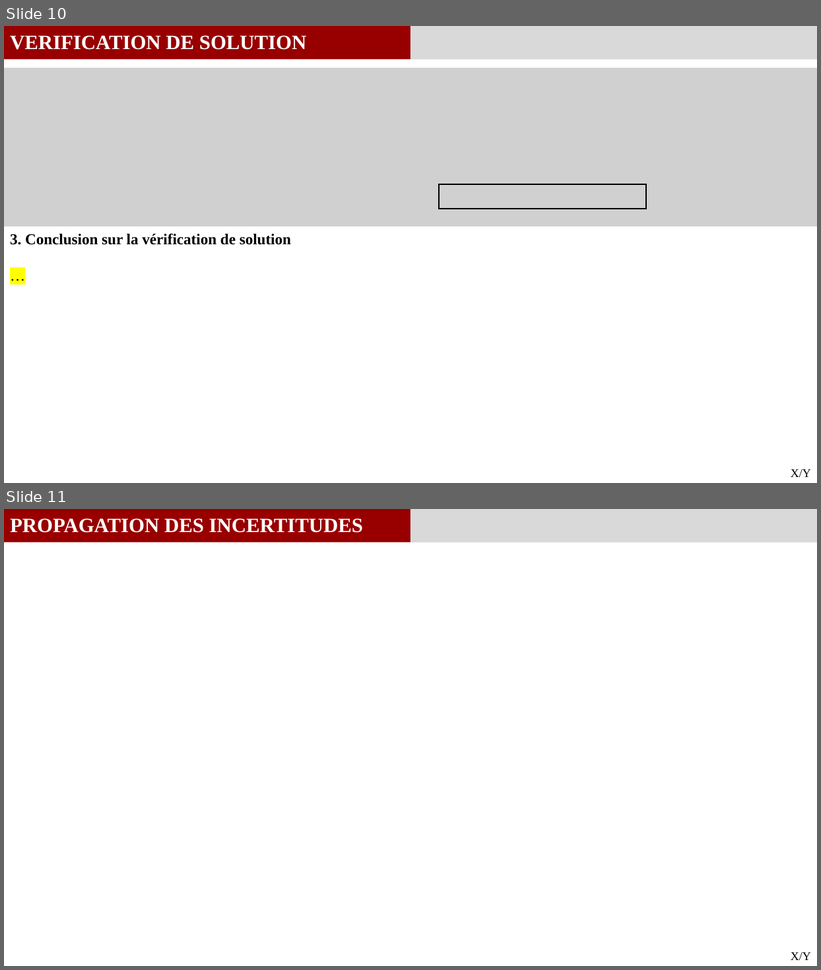
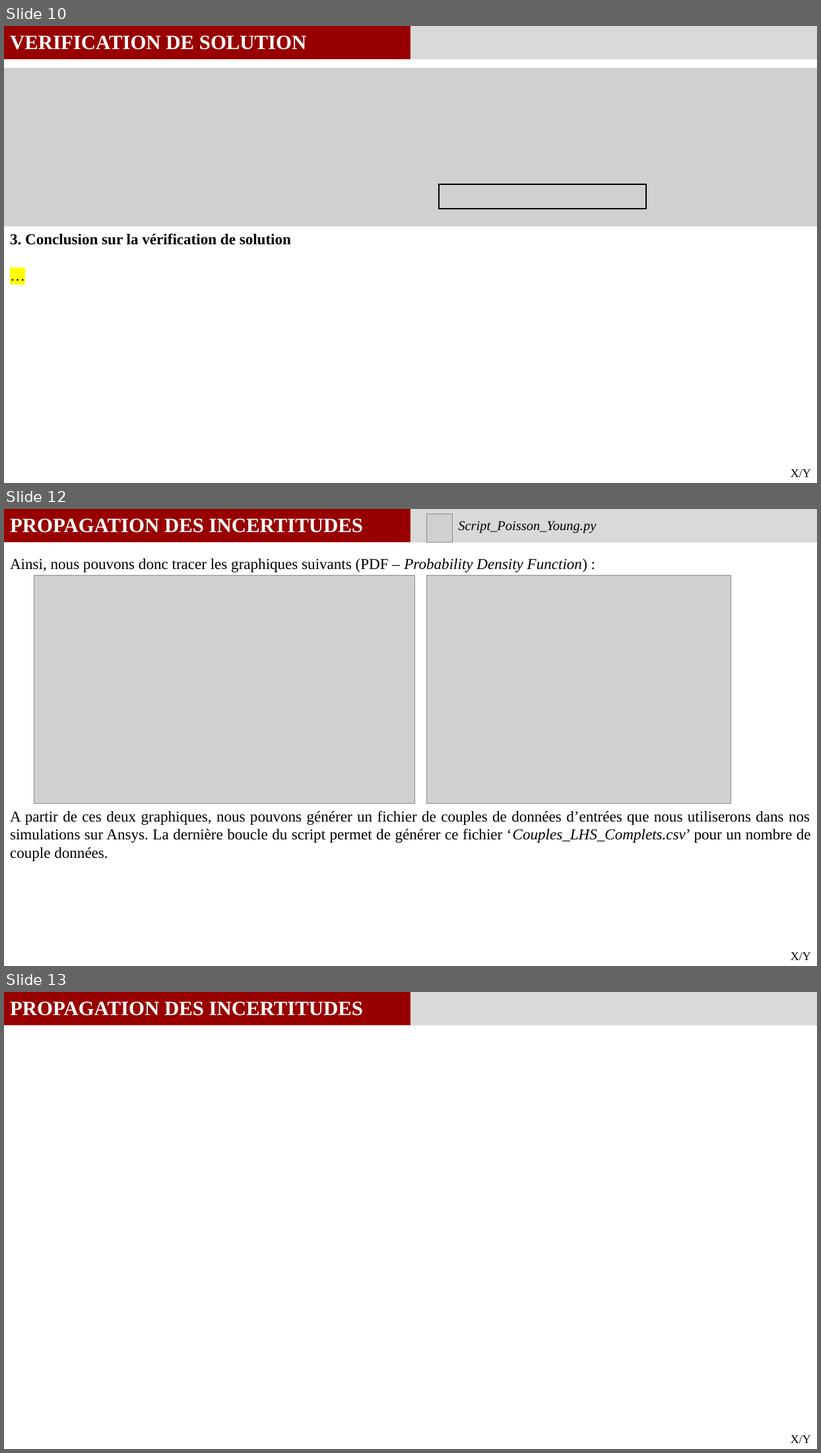
Before and after one commit to GauthierBRUNEL/MEC8211_projet, a slide deck: 03_Rapport/Rapport_Projet.pptx. Shown one above the other, each under a label of ours: slides 10 and 11 before the commit, slides 10, 12 and 13 after it; the slides between them are not shown. The pictures are 821x970 and 821x1453 pixels, drawn with LibreOffice and Linux fonts; fonts in the diff are those of the drawing; grey boxes stand for pictures. Boxes give left, top, right and bottom in pixels: in the first picture for what was removed or moved away, otherwise in the second. Text is boxed around its words. In the diff, an @@ line names an element or a change of style, - is before the commit and + after.

Commit message:
Modif PP + Ajout de la partie sur le début de la propagation des incertitudes
Modfis du script (étant donné que nous allons faire les

```diff
--- a/03_Rapport/Rapport_Projet.pptx
+++ b/03_Rapport/Rapport_Projet.pptx
@@ slide 12 added at <box>4,509,817,966</box>, background #FFFFFF @@
@@ rectangle added at <box>4,509,411,543</box>, fill #980000 @@
@@ text added at <box>10,518,363,533</box>, 24 pt, text #FFFFFF, bold @@
+PROPAGATION DES INCERTITUDES
@@ rectangle added at <box>411,509,817,543</box>, fill #D9D9D9 @@
@@ picture added at <box>426,514,452,543</box> @@
@@ text added at <box>458,521,596,533</box>, 16 pt, text #000000, italic @@
+Script_Poisson_Young.py
@@ text added at <box>10,559,587,572</box>, 18 pt, text #000000 @@
+Ainsi, nous pouvons donc tracer les graphiques suivants (PDF – Probability Density Function) :
@@ picture added at <box>34,576,415,803</box> @@
@@ picture added at <box>426,576,731,803</box> @@
@@ picture added at <box>257,704,364,741</box> @@
@@ text added at <box>10,811,811,861</box>, 18 pt, text #000000 @@
+A partir de ces deux graphiques, nous pouvons générer un fichier de couples de données d’entrées que nous utiliserons dans nos simulations sur Ansys. La dernière boucle du script permet de générer ce fichier ‘Couples_LHS_Complets.csv’ pour un nombre de couple données.
@@ text added at <box>791,953,811,960</box>, 14 pt, text #000000 @@
+X/Y
@@ what was slide 11 is now slide 13 @@
```
Also in this commit, not shown: 4 slides changed, 1 other slide added, 8 other files.
